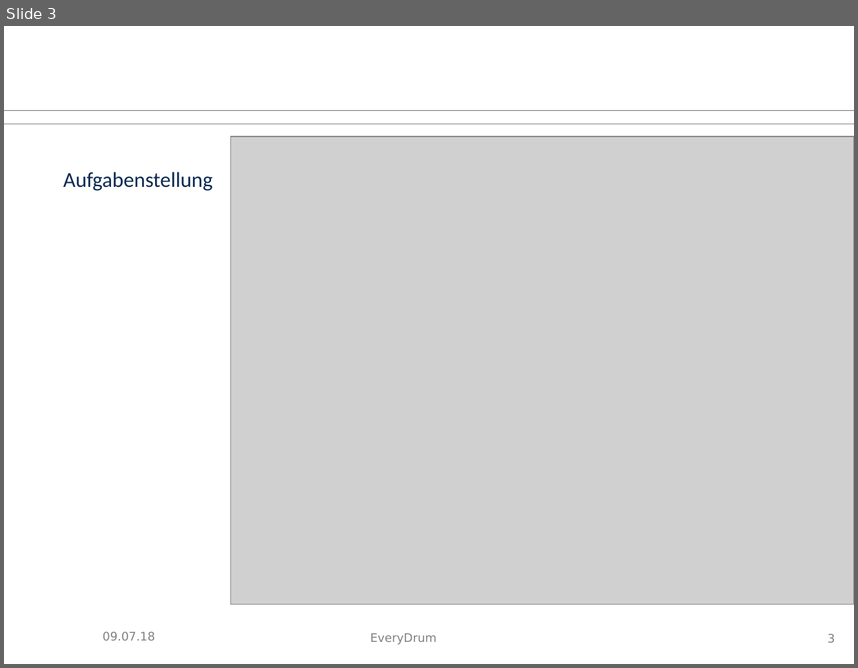
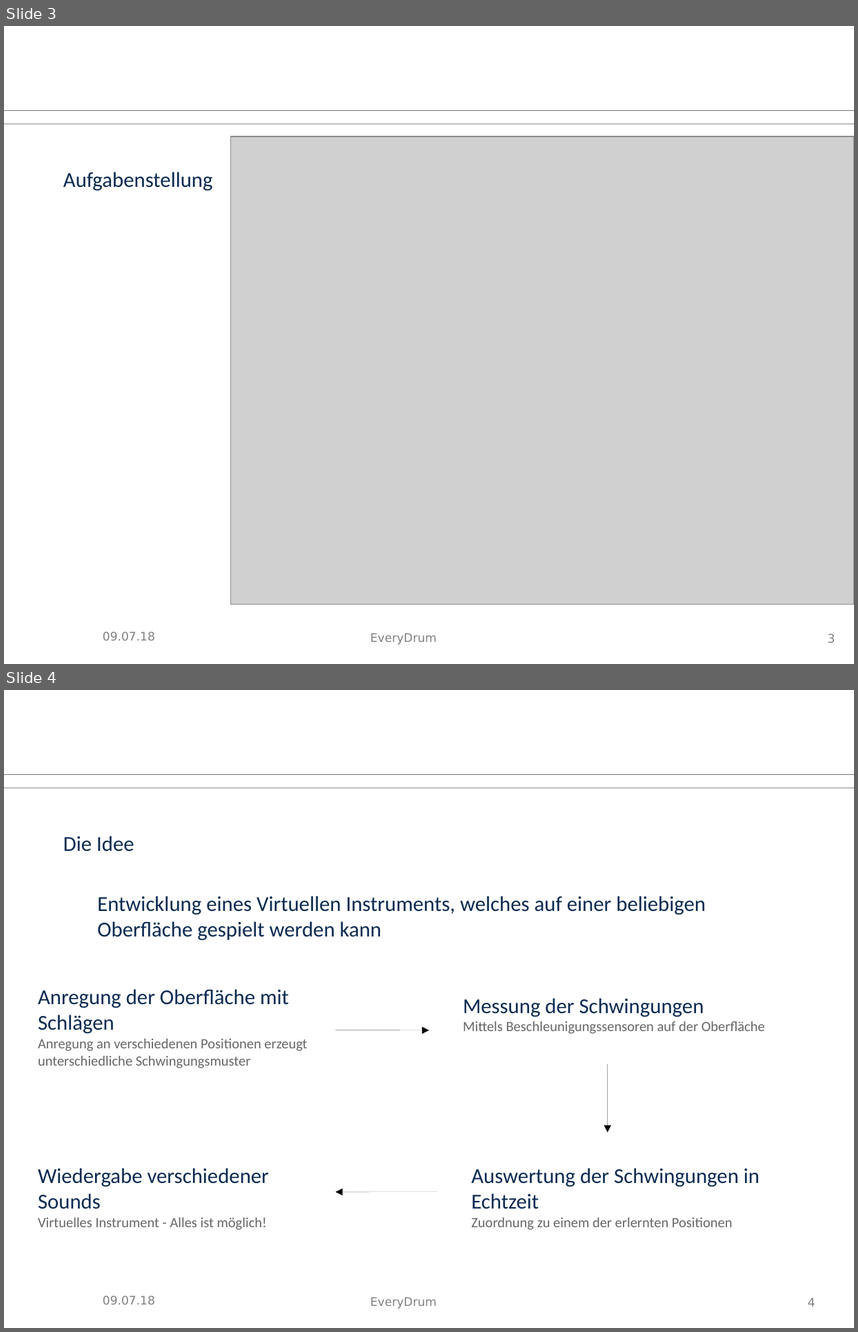
Before and after one commit to tziegler-tud/vr-anydrum, a slide deck: Documents/slides.odp. Shown one above the other, each under a label of ours: slide 3 before the commit, slides 3 and 4 after it. The pictures are 858x668 and 858x1332 pixels, drawn with LibreOffice and Linux fonts; fonts in the diff are those of the drawing; grey boxes stand for pictures; background and template pictures are left out. Boxes give left, top, right and bottom in pixels: in the first picture for what was removed or moved away, otherwise in the second. Text is boxed around its words. In the diff, an @@ line names an element or a change of style, - is before the commit and + after.

```diff
--- a/Documents/slides.odp
+++ b/Documents/slides.odp
@@ slide 4 added at (4, 690, 854, 1328), background #FFFFFF; not listed: 3 template elements that a slide beside it also shows @@
@@ text added at (63, 836, 134, 851), 18 pt, text #0B2A51 @@
+Die Idee
@@ text added at (97, 896, 706, 940), 18 pt, text #0B2A51 @@
+Entwicklung eines Virtuellen Instruments, welches auf einer beliebigen Oberfläche gespielt werden kann
@@ text added at (38, 989, 307, 1068), 12 pt, text #666666 @@
+Anregung der Oberfläche mit Schlägen
+Anregung an verschiedenen Positionen erzeugt unterschiedliche Schwingungsmuster
@@ text added at (463, 998, 765, 1034), 12 pt, text #666666 @@
+Messung der Schwingungen
+Mittels Beschleunigungssensoren auf der Oberfläche
@@ arrow added from (335, 1030) to (429, 1030), #000000 0 pt @@
@@ arrow added from (608, 1064) to (608, 1132), #000000 0 pt @@
@@ text added at (38, 1167, 269, 1230), 12 pt, text #666666 @@
+Wiedergabe verschiedener Sounds
+Virtuelles Instrument - Alles ist möglich!
@@ text added at (471, 1167, 760, 1230), 12 pt, text #666666 @@
+Auswertung der Schwingungen in Echtzeit
+Zuordnung zu einem der erlernten Positionen
@@ arrow added from (437, 1192) to (335, 1192), #000000 0 pt @@
@@ text added at (103, 1295, 155, 1304), 10 pt, text #808080 @@
+09.07.18
@@ page number added at (808, 1297, 815, 1306), 10 pt, text #808080 @@
+4
```
Also in this commit, not shown: 3 slides changed, 8 other slides added, 2 slides removed, 7 other files.
